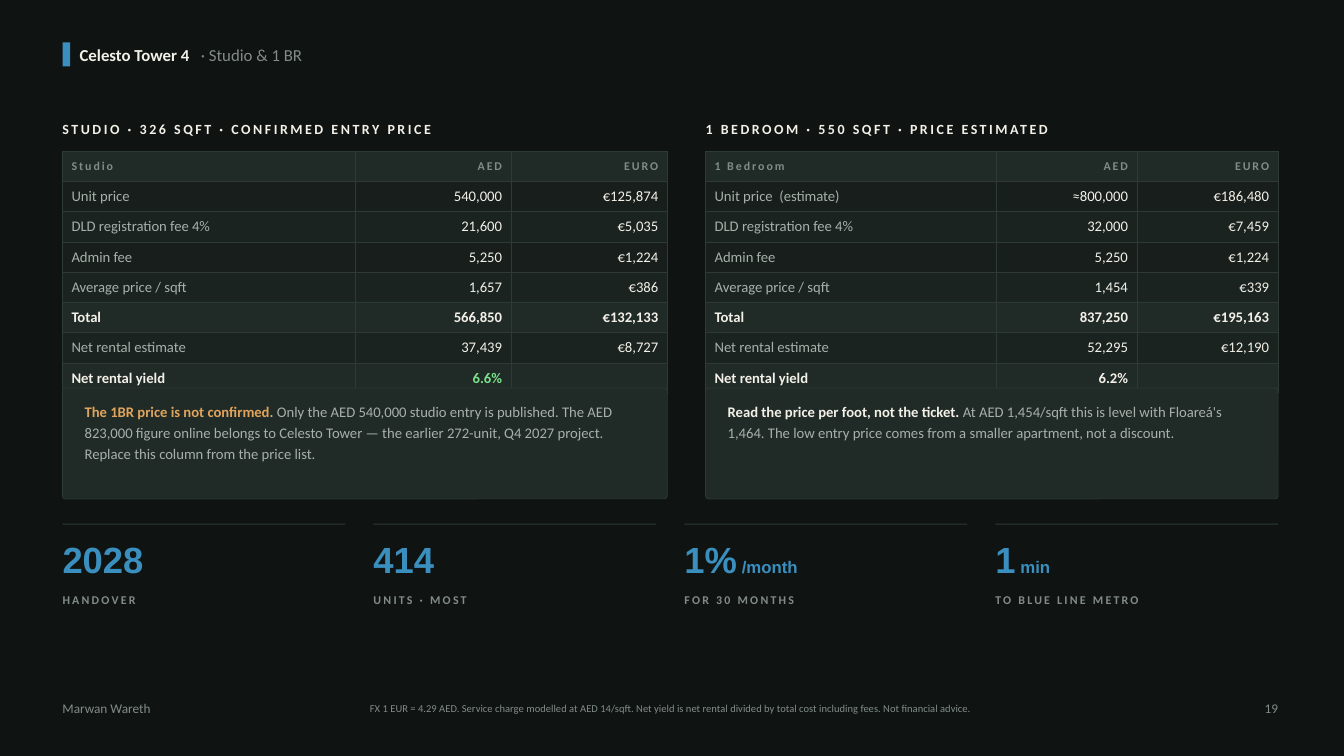
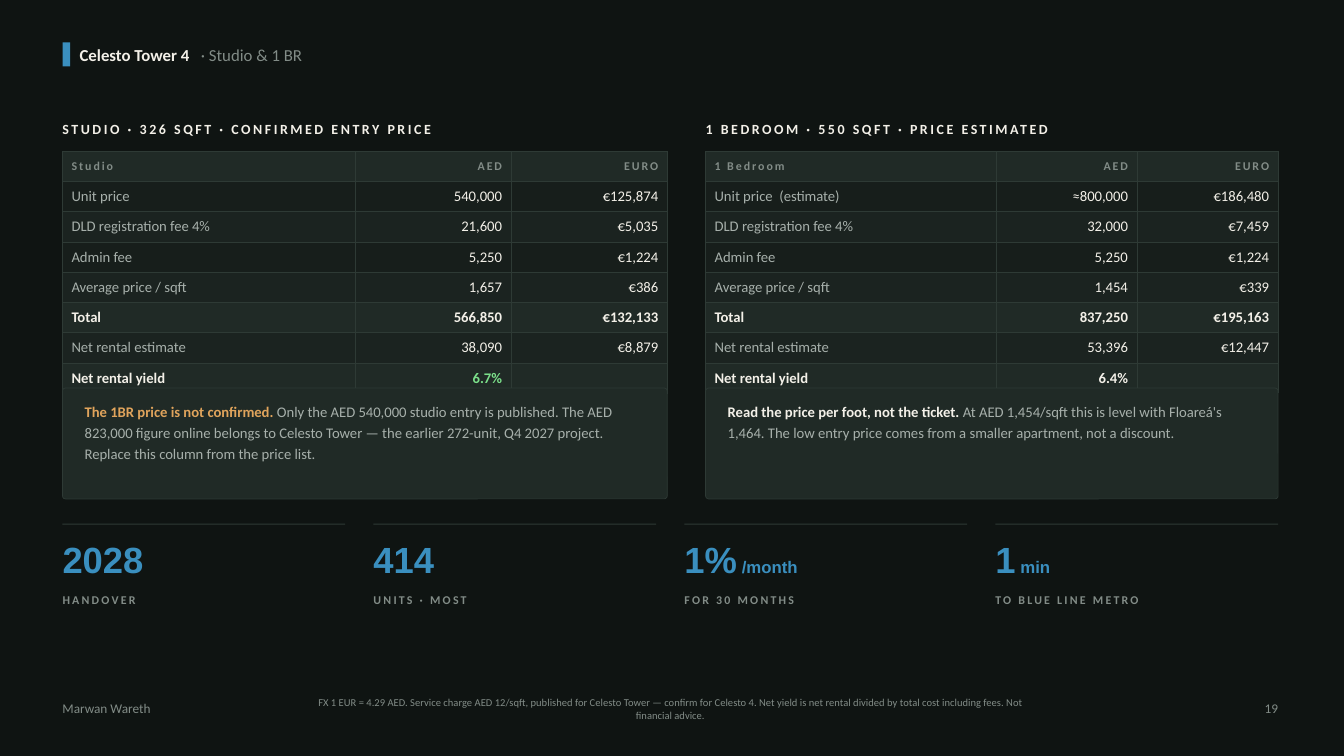
Before and after one commit to MWareth/openai-startup-name-generator, a slide deck: slide 19 of docs/client-deck/Three-Projects-One-Decision.pptx. Drawn at 1344x756 pixels with LibreOffice and Linux fonts; fonts in the diff are those of the drawing. Boxes give left, top, right and bottom in pixels: in the first picture for what was removed or moved away, otherwise in the second. Text is boxed around its words. In the diff, an @@ line names an element or a change of style, - is before the commit and + after.

```diff
--- a/docs/client-deck/Three-Projects-One-Decision.pptx
+++ b/docs/client-deck/Three-Projects-One-Decision.pptx
@@ table at (63,151,667,390) @@
-row 7, column 2: 37,439
+row 7, column 2: 38,090
-row 7, column 3: €8,727
+row 7, column 3: €8,879
-row 8, column 2: 6.6%
+row 8, column 2: 6.7%
@@ table at (706,151,1278,390) @@
-row 7, column 2: 52,295
+row 7, column 2: 53,396
-row 7, column 3: €12,190
+row 7, column 3: €12,447
-row 8, column 2: 6.2%
+row 8, column 2: 6.4%
@@ text at (318,699,1022,719): text changed @@
-FX 1 EUR = 4.29 AED. Service charge modelled at AED 14/sqft. Net yield is net rental divided by total cost including fees. Not financial advice.
+FX 1 EUR = 4.29 AED. Service charge AED 12/sqft, published for Celesto Tower — confirm for Celesto 4. Net yield is net rental divided by total cost including fees. Not financial advice.
```
Also in this commit, not shown: 8 other slides changed, 4 other files.
